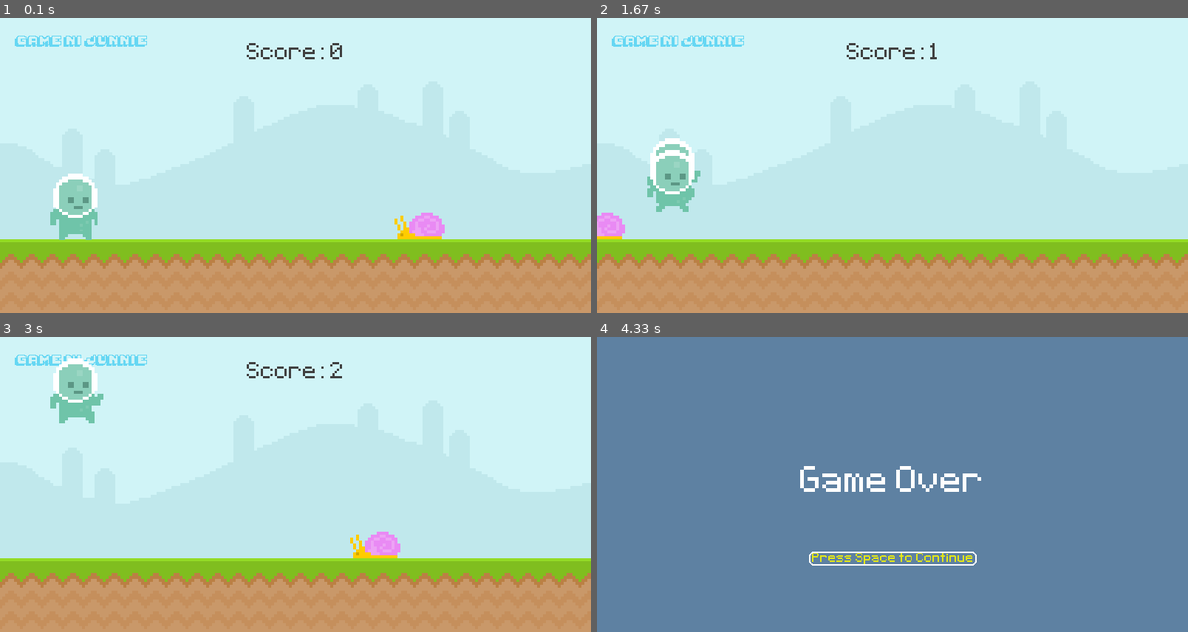
Above: before the commit, frames 1-4 (two rows, left to right).
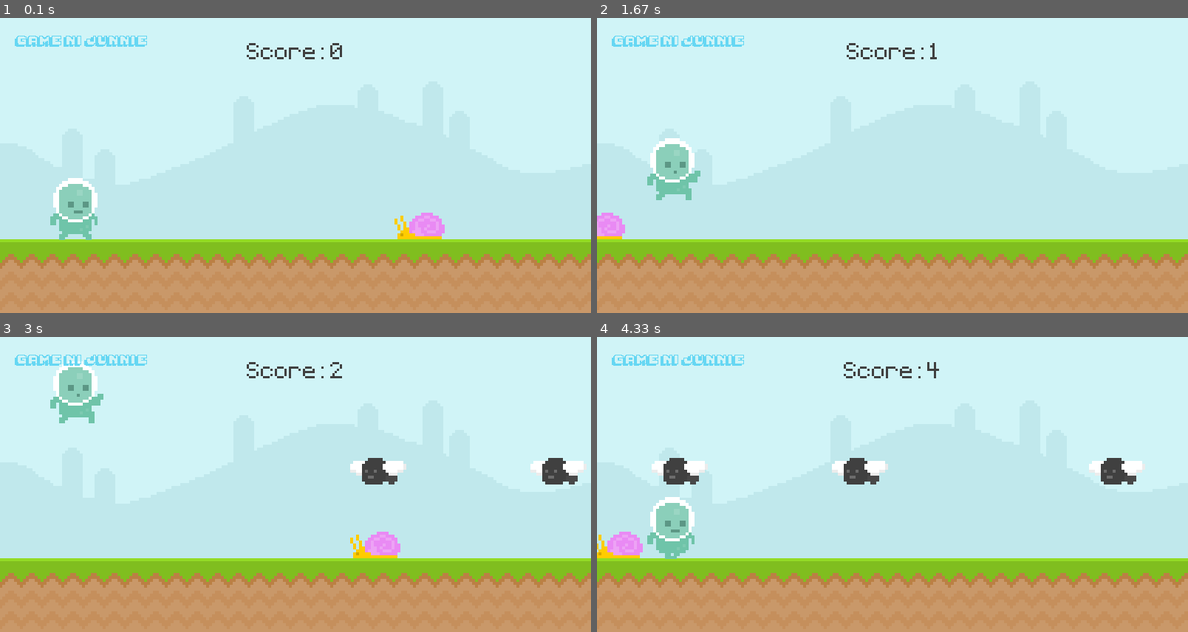
Above: after the commit, the same moments.

Repository: junealexis13/pygame
Game: pygame game, started from main.py
The game is run twice, just before and just after one commit, with the same random seed, the same clock (stepped at 60 frames per second) and the same inputs.
Inputs (mouse positions are in pixels of both pictures, inside the frame that each line leads up to):
- Up to frame 1 (0.1 s): no input
- Up to frame 2 (1.67 s): tap Space at 0.33, 0.73, 1.03, 1.57 s; move the mouse to (685, 271) at 0.7 s; move the mouse to (975, 100) at 1.53 s
- Up to frame 3 (3 s): tap Space at 1.87, 2.4, 2.7 s; press the mouse at (360, 398) at 2.03 s; move the mouse to (307, 407) at 2.13 s; release the mouse at (260, 419) at 2.27 s; move the mouse to (342, 502) at 2.37 s; press the mouse at (360, 398) at 2.93 s
- Up to frame 4 (4.33 s): move the mouse to (975, 401) at 3.03 s; release the mouse at (992, 407) at 3.17 s; tap Space at 3.63, 3.93 s; click (792, 578) at 3.65 s

The runs differ from the first frame. In frame 1, 0.5% of the frame differs, in the area x 8-17%, y 52-74%; in frame 2, 0.8%; in frame 3, 1.6%; in frame 4, 100%, in the area x 0-100%, y 0-100%.

Commit message:
minor update

Diff:
--- a/main.py
+++ b/main.py
@@ -63,7 +63,7 @@
 
         if types == 'fly':
             fly_animation1 = pygame.image.load('graphics/Fly/Fly1.png').convert_alpha()
-            fly_animation2 = pygame.image.load('graphic/Fly/Fly2.png').convert_alpha()
+            fly_animation2 = pygame.image.load('graphics/Fly/Fly2.png').convert_alpha()
             self.animation = [fly_animation1,fly_animation2]
             y_pos = 200
 
@@ -76,16 +76,17 @@
         #setting default frames
         self.obstacle_index = 0
         self.image = self.animation[self.obstacle_index]
-        self.rect = self.image.get_rect(midbottom = (randint(900,1100), y_pos))
+        self.rect = self.image.get_rect(midbottom = (randint(1000,1100), y_pos))
 
     def animate(self):
         self.obstacle_index += 0.1
         if self.obstacle_index >= len(self.animation):
             self.obstacle_index = 0
-        self.image = self.animation[self.obstacle_index]
+        self.image = self.animation[int(self.obstacle_index)]
 
     def update(self):
         self.animate()
+        self.rect.x -= 5
 
 
 ####Setting up the screen
@@ -141,8 +142,13 @@
 player_walk1 = pygame.image.load('graphics/Player/player_walk_1.png').convert_alpha()
 player_walk2 = pygame.image.load('graphics/Player/player_walk_2.png').convert_alpha()
 
+
+
+#SPRITE GROUUPS
 player = pygame.sprite.GroupSingle()
 player.add(Player())
+
+obstacle_group = pygame.sprite.Group()
 
 
 #animation
@@ -166,7 +172,7 @@
 
 #Timer
 obstacle_timer = pygame.USEREVENT + 1
-pygame.time.set_timer(obstacle_timer, 900)
+pygame.time.set_timer(obstacle_timer, 1000)
 
 while True:                                                                         #The window will run indefinitely
     #Check all the EVENTS/ Looping all through events
@@ -181,6 +187,8 @@
 
         if game_active:
             #Execute if a KEY was pressed
+            if event.type == obstacle_timer:
+                obstacle_group.add(Obstacle('fly'))
             if event.type == pygame.KEYDOWN:
                 if event.key == pygame.K_SPACE:
                     if player_rect.bottom == 300:
@@ -195,10 +203,6 @@
                 snail_rectangle.left = 800
                 start_time = int(pygame.time.get_ticks() / 1000)
 
-        # if event.type == obstacle_timer and game_active:
-        #     print('Test this uevent')
-
-
             #Execute if MOUSE was pressed
             # if event.type == pygame.MOUSEBUTTONDOWN:
             #     if player_rect.bottom == 300:
@@ -228,6 +232,7 @@
 
     #CONTROLS EVERYTHING ON SCREEN
     if game_active:
+
         # screen.blit(test_surface, (0,0))                                               #showing surface
         screen.blit(sky_surf, (0,0))                                                    #showing sky surface        the tuple goes like (X,Y)
         screen.blit(ground_surf, (0,300))                                            #showing ground surface
@@ -239,7 +244,11 @@
         #animating snail
 
         player.draw(screen)
+        obstacle_group.draw(screen)
         player.update()
+        obstacle_group.update()
+
+        #Adding some fancy logo LOL
         screen.blit(logoSurf,logoRect)
 
         display_score()
@@ -253,10 +262,10 @@
         player_gravity += 1
         player_rect.y += player_gravity
 
-        #Setting a non-collision based floor
-        if player_rect.bottom >= 300:
-            player_rect.bottom = 300
-        screen.blit(player_surf, player_rect)
+        # #Setting a non-collision based floor
+        # if player_rect.bottom >= 300:
+        #     player_rect.bottom = 300
+        # screen.blit(player_surf, player_rect)
 
 
 
